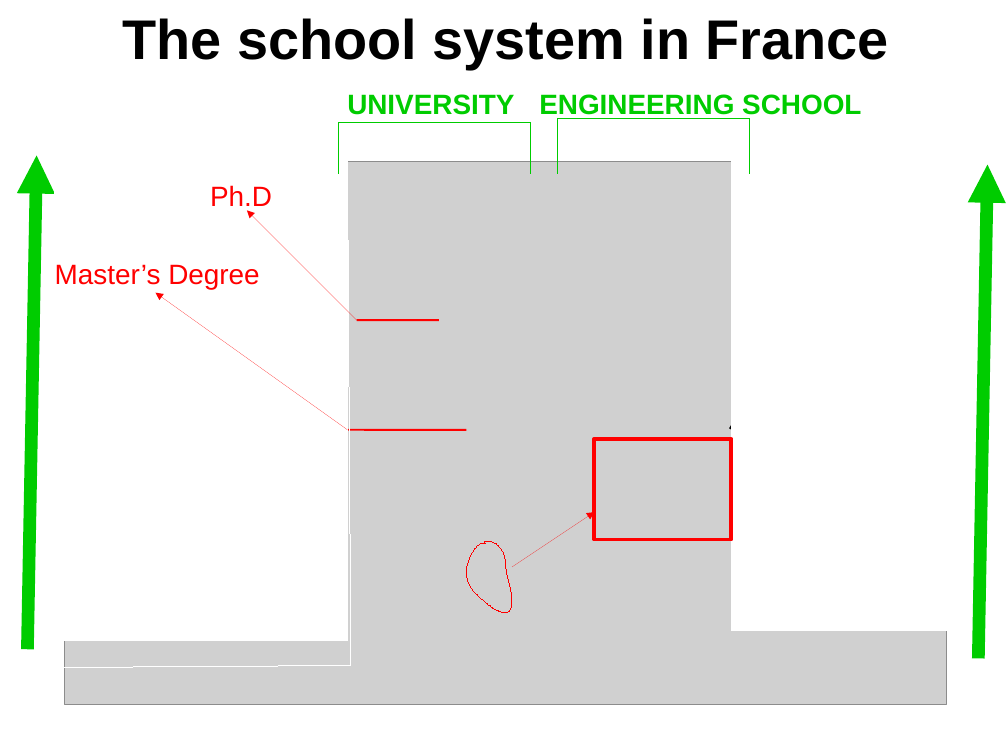
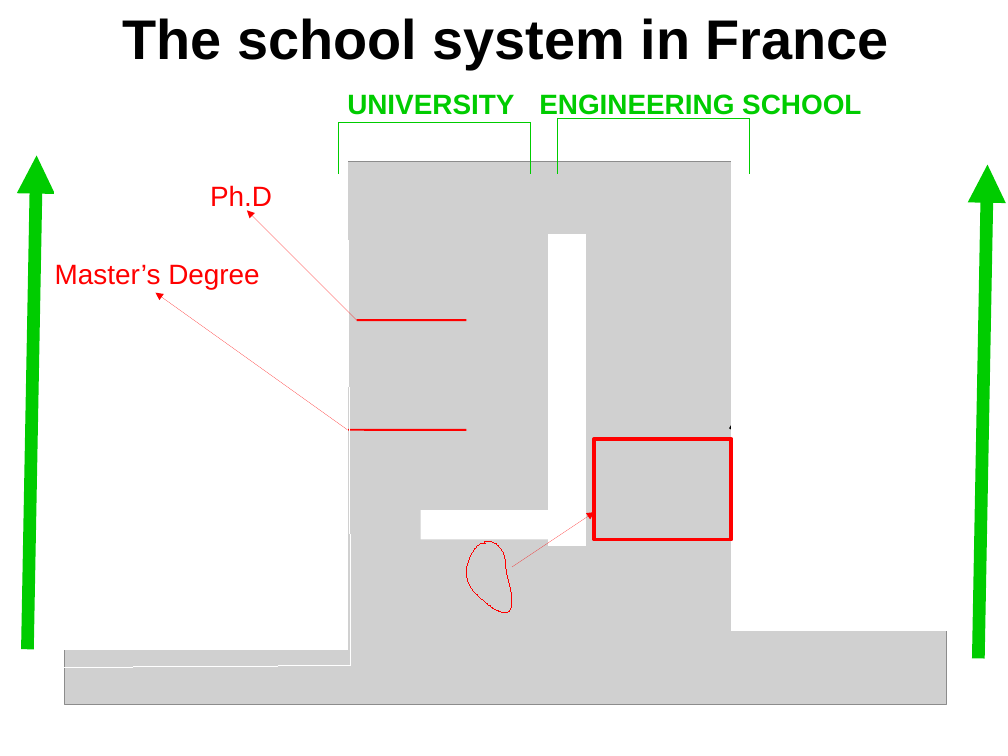
Before and after one commit to Kyin/opencv-test, a slide deck: slide 5 of Presentations/Presentation 9.04/Presentation.odp (slide 4 before the commit). Drawn at 1008x756 pixels with LibreOffice and Linux fonts; fonts in the diff are those of the drawing; grey boxes stand for pictures. Boxes give left, top, right and bottom in pixels: in the first picture for what was removed or moved away, otherwise in the second. Text is boxed around its words. In the diff, an @@ line names an element or a change of style, - is before the commit and + after.

```diff
--- a/Presentations/Presentation 9.04/Presentation.odp
+++ b/Presentations/Presentation 9.04/Presentation.odp
@@ rectangle: place and size @@
-rectangle at (55,110,348,640)
+rectangle at (55,110,348,649)
@@ rectangle added at (549,235,585,546), fill #FFFFFF, outline #FFFFFF 0 pt @@
@@ line moved from (357, 320) - (439, 320) to (357, 320) - (466, 320) @@
@@ rectangle added at (421,510,549,540), fill #FFFFFF @@
```
Also in this commit, not shown: 4 other slides changed, 4 slides added, 1 other file.
